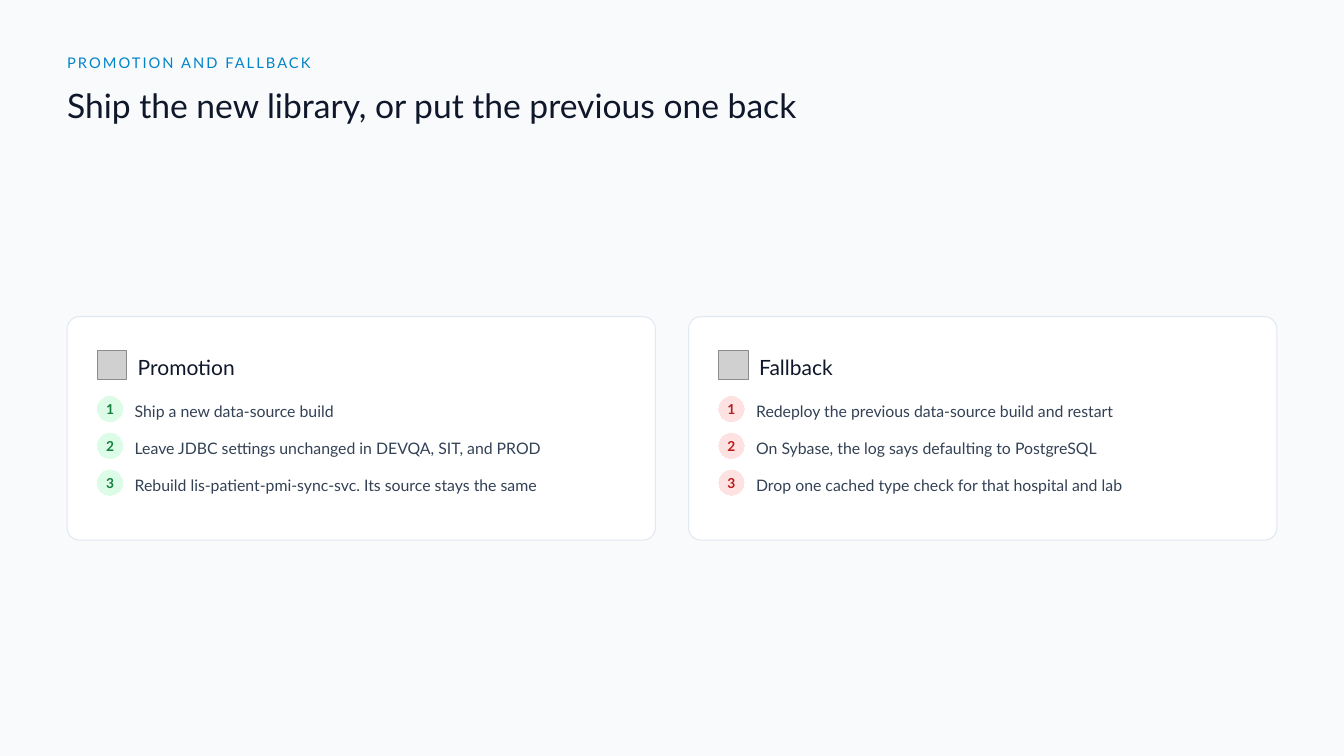
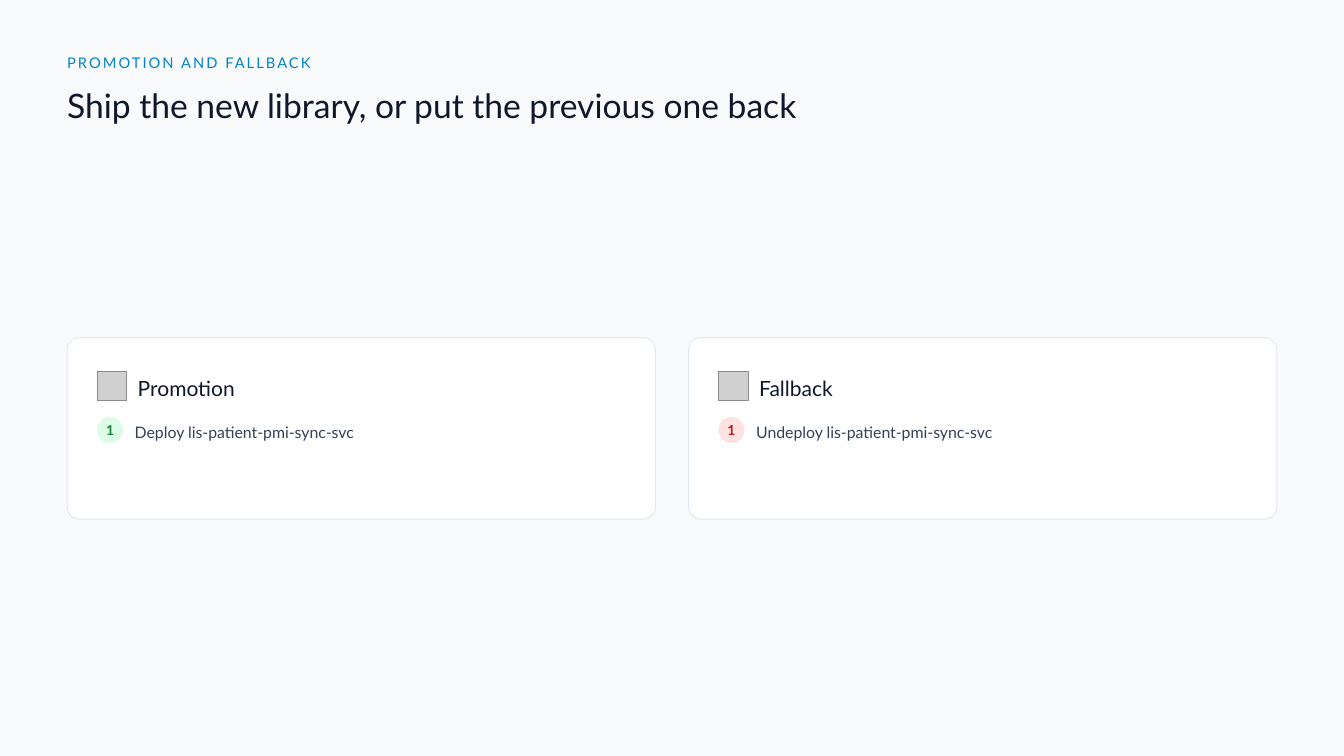
Before and after one commit to DragonChong/HA-Notes, a slide deck: slide 5 of SDLC/Projects/TMP-failure-in-removing-chinese-character-in-lis-patient-pmi-sync-svc/assets/failure-in-removing-chinese-character-in-lis-patient-pmi-sync-svc.pptx. Drawn at 1344x756 pixels with LibreOffice and Linux fonts; fonts in the diff are those of the drawing; grey boxes stand for pictures. Boxes give left, top, right and bottom in pixels: in the first picture for what was removed or moved away, otherwise in the second. Text is boxed around its words. In the diff, an @@ line names an element or a change of style, - is before the commit and + after.

```diff
--- a/SDLC/Projects/TMP-failure-in-removing-chinese-character-in-lis-patient-pmi-sync-svc/assets/failure-in-removing-chinese-character-in-lis-patient-pmi-sync-svc.pptx
+++ b/SDLC/Projects/TMP-failure-in-removing-chinese-character-in-lis-patient-pmi-sync-svc/assets/failure-in-removing-chinese-character-in-lis-patient-pmi-sync-svc.pptx
@@ rounded rectangle: place and size @@
-rounded rectangle at [68, 317, 655, 540]
+rounded rectangle at [68, 338, 655, 519]
@@ rounded rectangle at [68, 338, 655, 519]: proportions changed @@
@@ rounded rectangle at [689, 338, 1276, 519]: proportions changed @@
@@ rounded rectangle: place and size @@
-rounded rectangle at [689, 317, 1276, 540]
+rounded rectangle at [689, 338, 1276, 519]
@@ text removed at [135, 405, 334, 420] @@
-Ship a new data-source build
@@ 2 pictures, 2 texts, 2 ellipses: place and size @@
-2 pictures, 2 texts, 2 ellipses at [98, 351, 833, 421]
+2 pictures, 2 texts, 2 ellipses at [98, 372, 833, 443]
@@ text removed at [756, 405, 1114, 420] @@
-Redeploy the previous data-source build and restart
@@ ellipse removed at [98, 434, 123, 459] @@
-2
@@ text at [135, 426, 354, 441]: text changed @@
-Rebuild lis-patient-pmi-sync-svc. Its source stays the same
+Deploy lis-patient-pmi-sync-svc
@@ text removed at [135, 442, 541, 457] @@
-Leave JDBC settings unchanged in DEVQA, SIT, and PROD
@@ ellipse removed at [719, 434, 744, 459] @@
-2
@@ text removed at [756, 442, 1097, 457] @@
-On Sybase, the log says defaulting to PostgreSQL
@@ text added at [756, 426, 993, 441], 11.2 pt, text #334155 @@
+Undeploy lis-patient-pmi-sync-svc
@@ ellipse removed at [98, 470, 123, 495] @@
-3
@@ ellipse removed at [719, 470, 744, 495] @@
-3
@@ text removed at [756, 479, 1122, 494] @@
-Drop one cached type check for that hospital and lab
```
Also in this commit, not shown: 3 other files.
